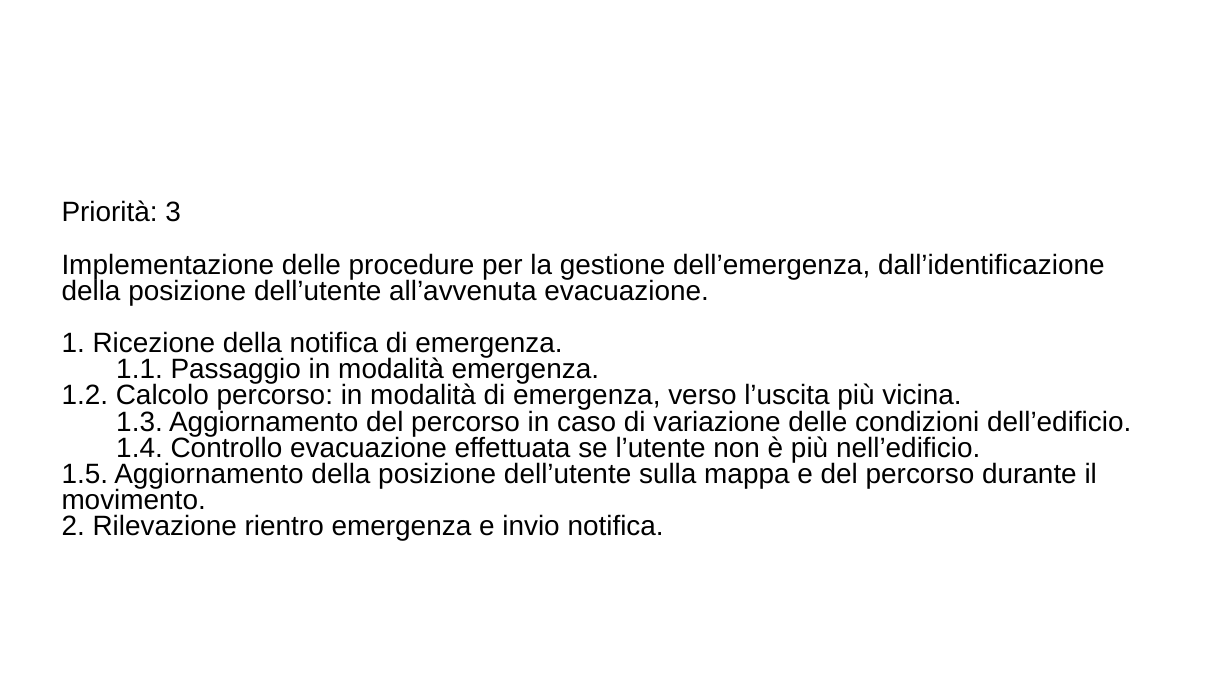
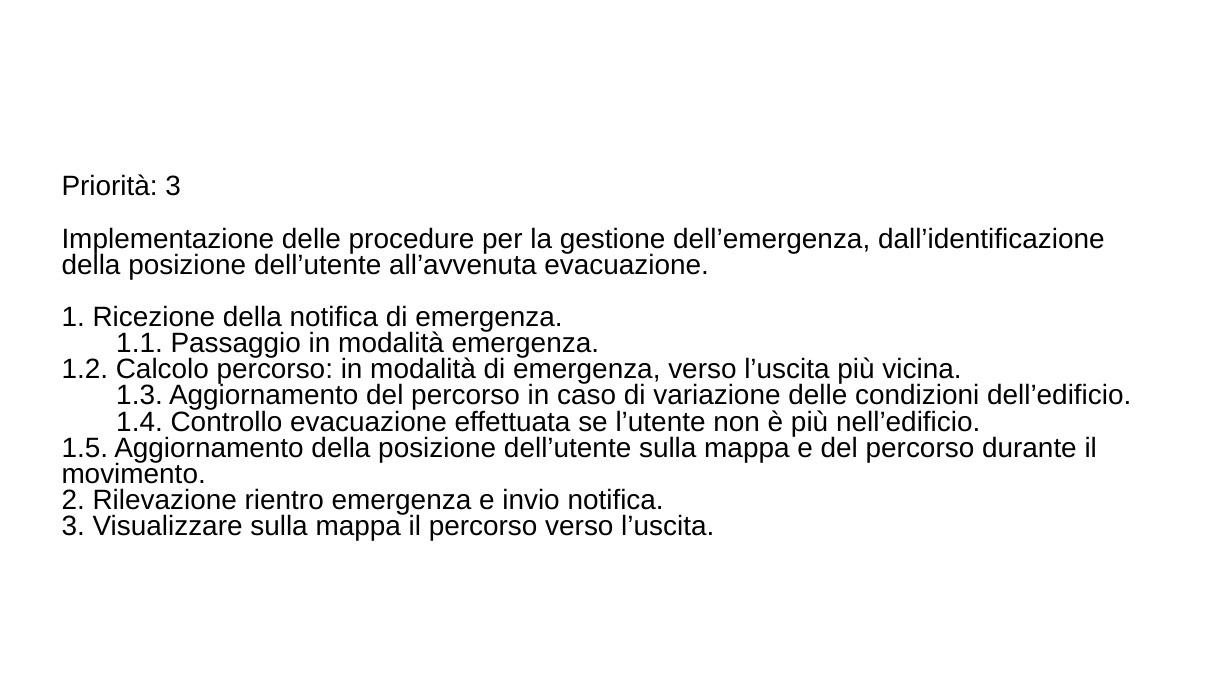
Before and after one commit to ecorradini/ProgettoIDS, a slide deck: slide 4 of AnalisiRequisiti/User Stories/UserStoriesNuova.ppt. Drawn at 1232x693 pixels with LibreOffice and Linux fonts; fonts in the diff are those of the drawing; background and template pictures are left out. Boxes give left, top, right and bottom in pixels: in the first picture for what was removed or moved away, otherwise in the second. Text is boxed around its words. In the diff, an @@ line names an element or a change of style, - is before the commit and + after.

```diff
--- a/AnalisiRequisiti/User Stories/UserStoriesNuova.ppt
+++ b/AnalisiRequisiti/User Stories/UserStoriesNuova.ppt
@@ text at (62,513,714,540): paragraph added @@
+3. Visualizzare sulla mappa il percorso verso l’uscita.
```
Also in this commit, not shown: 1 other slide changed, 1 other file.
